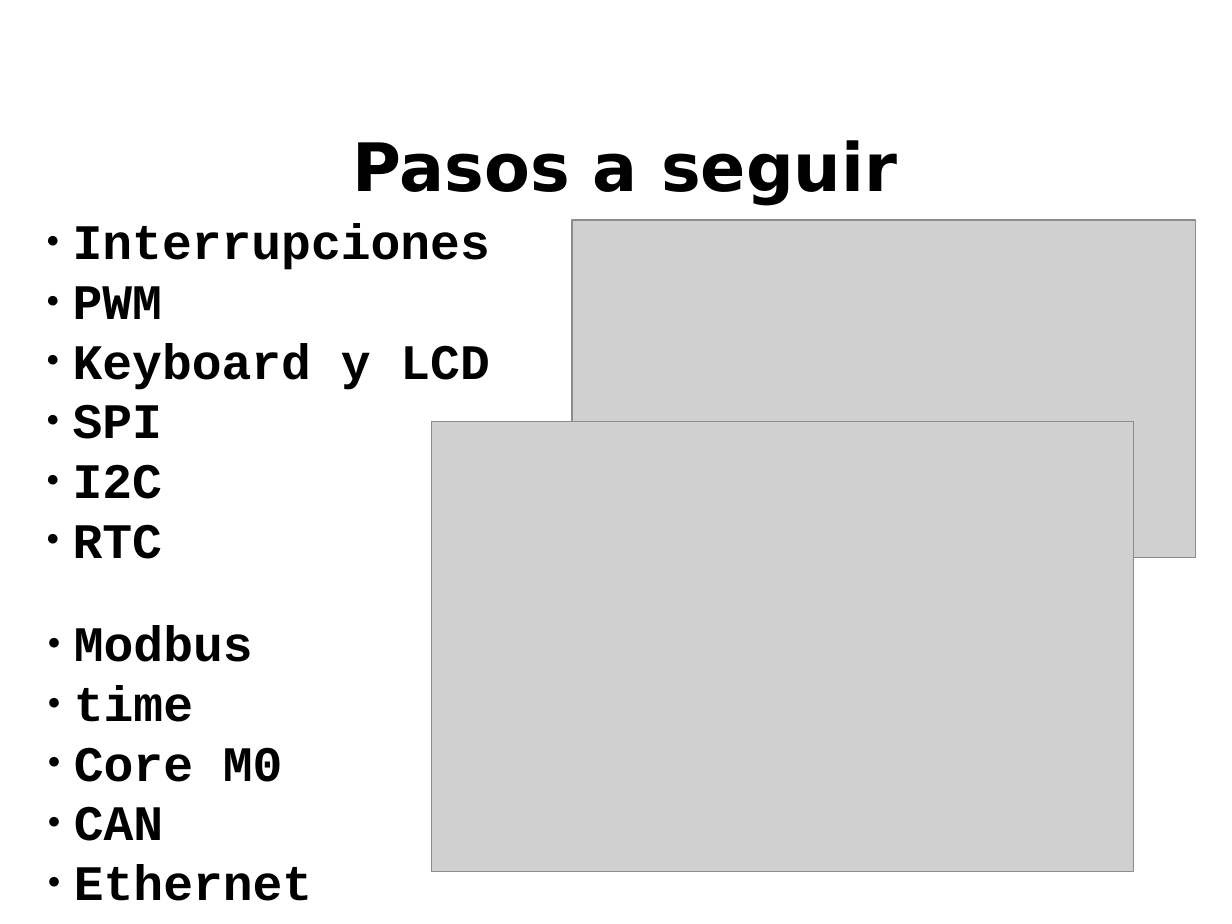
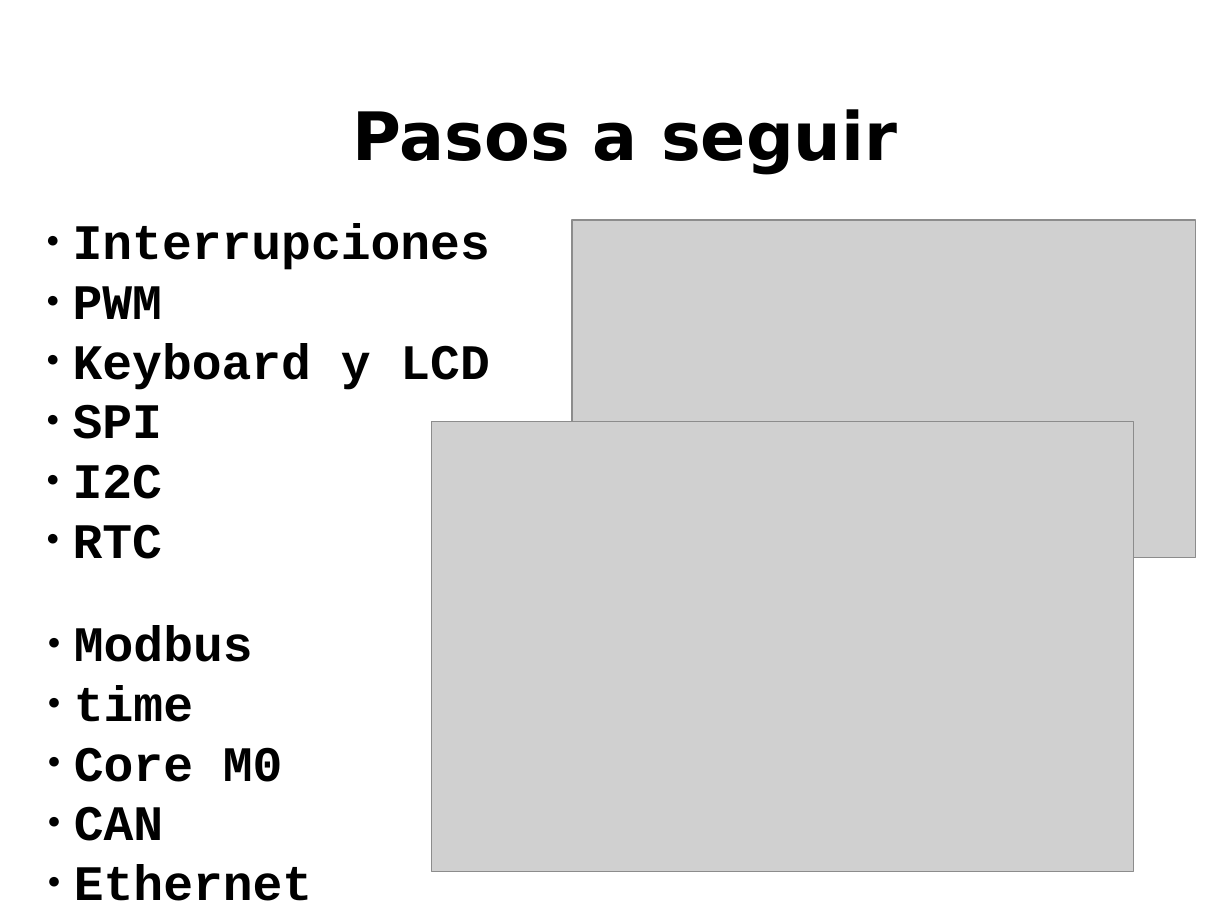
Before and after one commit to ernesto-g/tpfinalcese, a slide deck: slide 30 of presentacion/presentacion_v1.odp (slide 29 before the commit). Drawn at 1232x924 pixels with LibreOffice and Linux fonts; fonts in the diff are those of the drawing; grey boxes stand for pictures; background and template pictures are left out. Boxes give left, top, right and bottom in pixels: in the first picture for what was removed or moved away, otherwise in the second. Text is boxed around its words. In the diff, an @@ line names an element or a change of style, - is before the commit and + after.

```diff
--- a/presentacion/presentacion_v1.odp
+++ b/presentacion/presentacion_v1.odp
@@ title "Pasos a seguir": place and size @@
-title "Pasos a seguir" at box(353, 140, 897, 206)
+title "Pasos a seguir" at box(353, 109, 897, 175)
```
Also in this commit, not shown: 12 other slides changed, 2 slides added, 1 slide removed, 7 other files.
